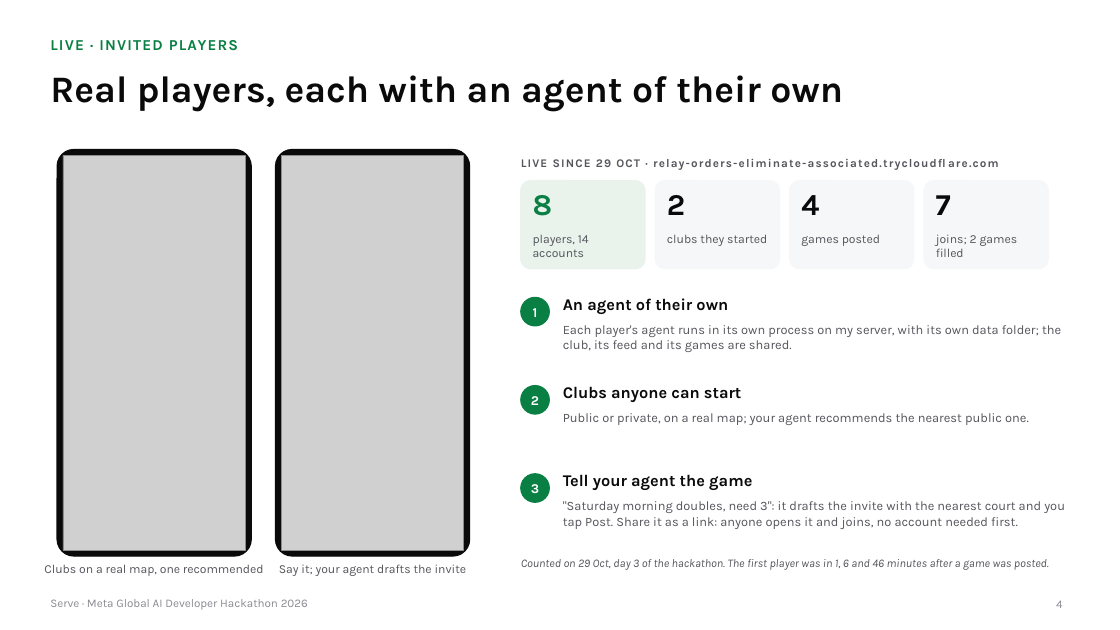
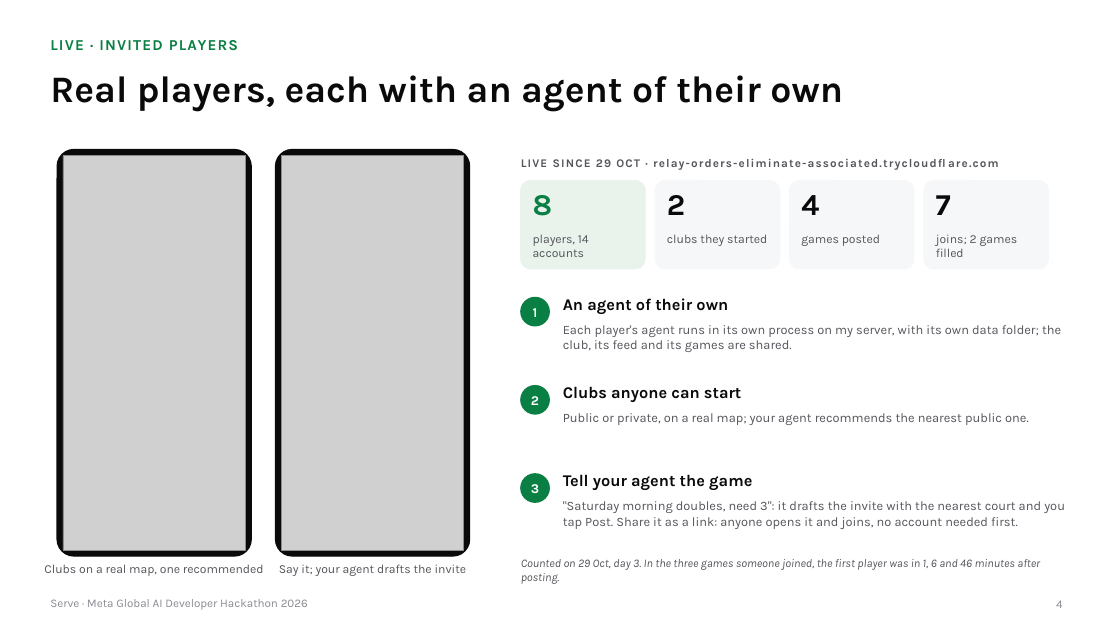
Before and after one commit to gino6178/serve-meta-hackathon, a slide deck: slide 4 of video/deck/Serve_Meta_deck.pptx. Drawn at 1120x630 pixels with LibreOffice and Linux fonts; fonts in the diff are those of the drawing; grey boxes stand for pictures. Boxes give left, top, right and bottom in pixels: in the first picture for what was removed or moved away, otherwise in the second. Text is boxed around its words. In the diff, an @@ line names an element or a change of style, - is before the commit and + after.

```diff
--- a/video/deck/Serve_Meta_deck.pptx
+++ b/video/deck/Serve_Meta_deck.pptx
@@ text at bbox=[521, 559, 1040, 584]: text changed @@
-Counted on 29 Oct, day 3 of the hackathon. The first player was in 1, 6 and 46 minutes after a game was posted.
+Counted on 29 Oct, day 3. In the three games someone joined, the first player was in 1, 6 and 46 minutes after posting.
```
Also in this commit, not shown: 12 other slides changed, 3 slides added, 1 slide removed, 4 other files.
